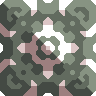
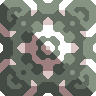
Layers edited between the first and the second (96, 96) image:
painted on "d" over [33, 0, 63, 96]
painted on "decal" over [33, 0, 63, 96]
painted on "base" over [33, 0, 63, 96]
